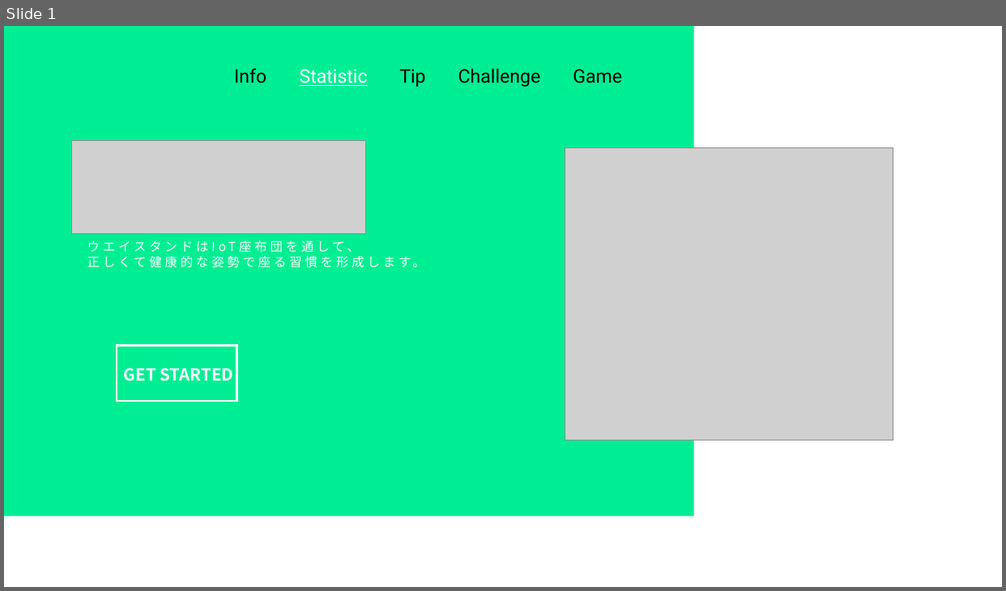
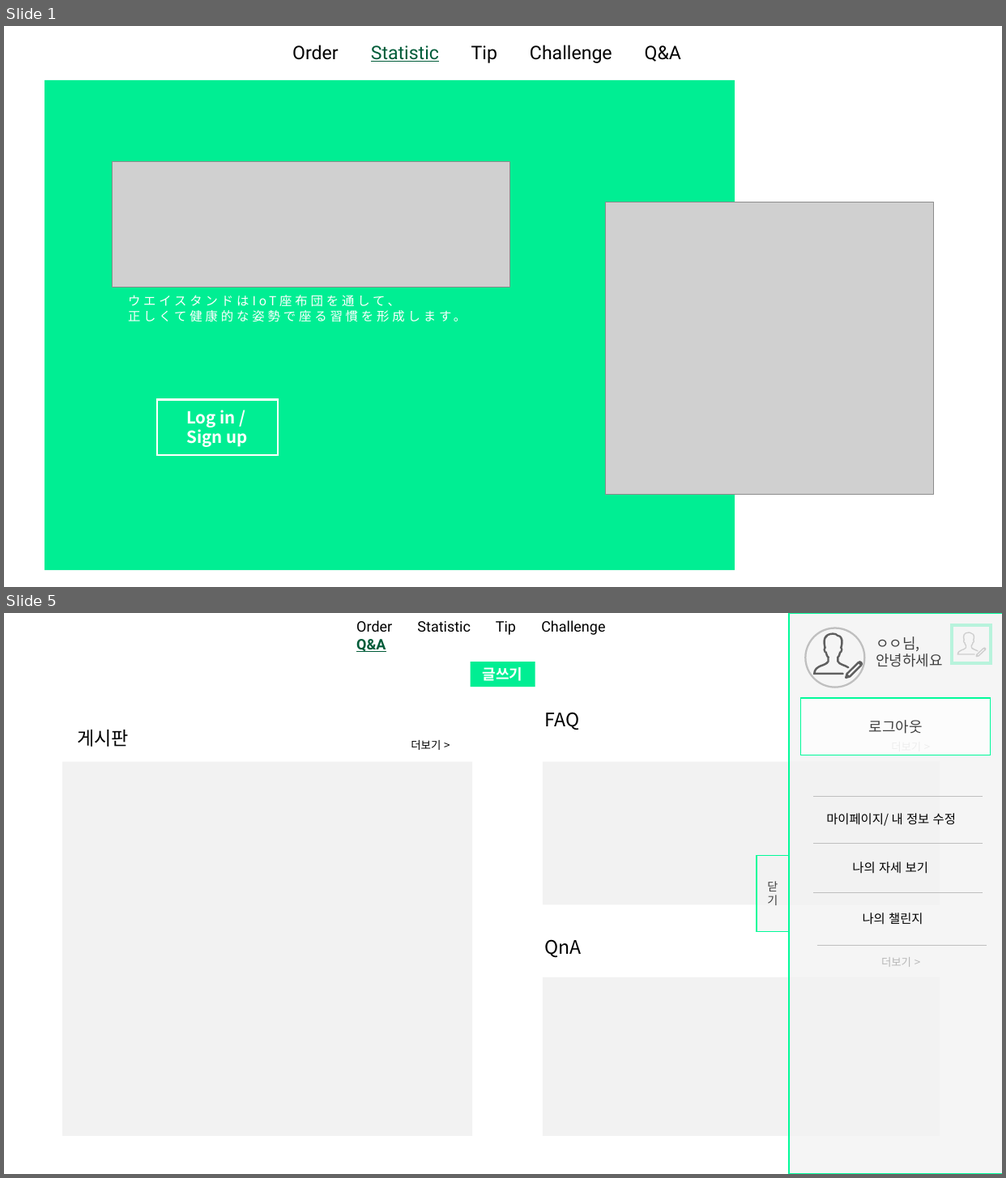
Before and after one commit to 2hj/2020capstone-7, a slide deck: ui/웹UI.pptx. Shown one above the other, each under a label of ours: slide 1 before the commit, slides 1 and 5 after it; the slides between them are not shown. The pictures are 1006x591 and 1006x1178 pixels, drawn with LibreOffice and Linux fonts; fonts in the diff are those of the drawing; grey boxes stand for pictures. Boxes give left, top, right and bottom in pixels: in the first picture for what was removed or moved away, otherwise in the second. Text is boxed around its words. In the diff, an @@ line names an element or a change of style, - is before the commit and + after.

```diff
--- a/ui/웹UI.pptx
+++ b/ui/웹UI.pptx
@@ slide 5 added at bbox=[4, 613, 1002, 1174], background #FFFFFF @@
@@ text added at bbox=[356, 620, 605, 635], 14 pt, text #000000 @@
+Order Statistic Tip Challenge Q&A
@@ rectangle added at bbox=[790, 613, 1002, 1174], fill #F2F2F2 at 76% opacity, outline #00FA99 1 pt @@
@@ ellipse added at bbox=[806, 628, 865, 687], outline #BFBFBF 1.75 pt @@
@@ freeform shape added at bbox=[813, 632, 863, 679], fill #5F5F5F @@
@@ text added at bbox=[876, 636, 943, 667], 14 pt, text #404040 @@
+ㅇㅇ님,
+안녕하세요
@@ rectangle added at bbox=[952, 626, 991, 663], outline #00FA99 3 pt @@
@@ freeform shape added at bbox=[957, 632, 987, 658], fill #5F5F5F @@
@@ rectangle added at bbox=[471, 662, 535, 687], fill #00EE93, 14 pt, text #FFFFFF, bold @@
+글쓰기
@@ rectangle added at bbox=[800, 698, 991, 756], fill #FFFFFF at 76% opacity, outline #00FA99 1 pt, 14 pt, text #404040 @@
+로그아웃
@@ text added at bbox=[77, 730, 129, 747], 18 pt, text #000000 @@
+게시판
@@ text added at bbox=[545, 712, 580, 730], 18 pt, text #000000 @@
+FAQ
@@ text added at bbox=[411, 740, 441, 750], 10.5 pt, text #000000 @@
+더보기 >
@@ rectangle added at bbox=[62, 762, 473, 1136], fill #F2F2F2 @@
@@ rectangle added at bbox=[543, 762, 940, 905], fill #F2F2F2 @@
@@ line added from (813, 796) to (982, 796), #BFBFBF 0.5 pt @@
@@ text added at bbox=[826, 813, 956, 826], 12 pt, text #000000 @@
+마이페이지/ 내 정보 수정
@@ rectangle added at bbox=[756, 855, 789, 932], fill #F2F2F2 at 76% opacity, outline #00FA99 1 pt, 11 pt, text #404040 @@
+닫기
@@ line added from (813, 844) to (982, 844), #BFBFBF 0.5 pt @@
@@ text added at bbox=[852, 862, 928, 874], 12 pt, text #000000 @@
+나의 자세 보기
@@ line added from (813, 893) to (982, 893), #BFBFBF 0.5 pt @@
@@ text added at bbox=[863, 913, 923, 925], 12 pt, text #000000 @@
+나의 챌린지
@@ text added at bbox=[545, 939, 582, 958], 18 pt, text #000000 @@
+QnA
@@ line added from (817, 945) to (987, 945), #BFBFBF 0.5 pt @@
@@ text added at bbox=[881, 957, 911, 967], 10.5 pt, text #000000 @@
+더보기 >
@@ rectangle added at bbox=[543, 977, 940, 1136], fill #F2F2F2 @@
@@ slide 1 changed as well @@
@@ text at bbox=[292, 45, 681, 63]: text changed @@
-Info Statistic Tip Challenge Game
+Order Statistic Tip Challenge Q&A
@@ picture: place and size @@
-picture at bbox=[71, 140, 365, 233]
+picture at bbox=[112, 162, 509, 288]
@@ text "ウエイスタンドはIoT座布団を通して、": place and size @@
-text "ウエイスタンドはIoT座布団を通して、" at bbox=[87, 241, 425, 270]
+text "ウエイスタンドはIoT座布団を通して、" at bbox=[128, 295, 466, 324]
@@ 2 rectangles, 1 picture: place and size @@
-2 rectangles, 1 picture at bbox=[4, 26, 893, 516]
+2 rectangles, 1 picture at bbox=[44, 80, 934, 570]
@@ text at bbox=[186, 410, 247, 447]: text changed @@
-GET STARTED
+Log in / Sign up
```
Also in this commit, not shown: 1 other slide changed, 3 other slides added, 5 slides removed, 12 other files.
